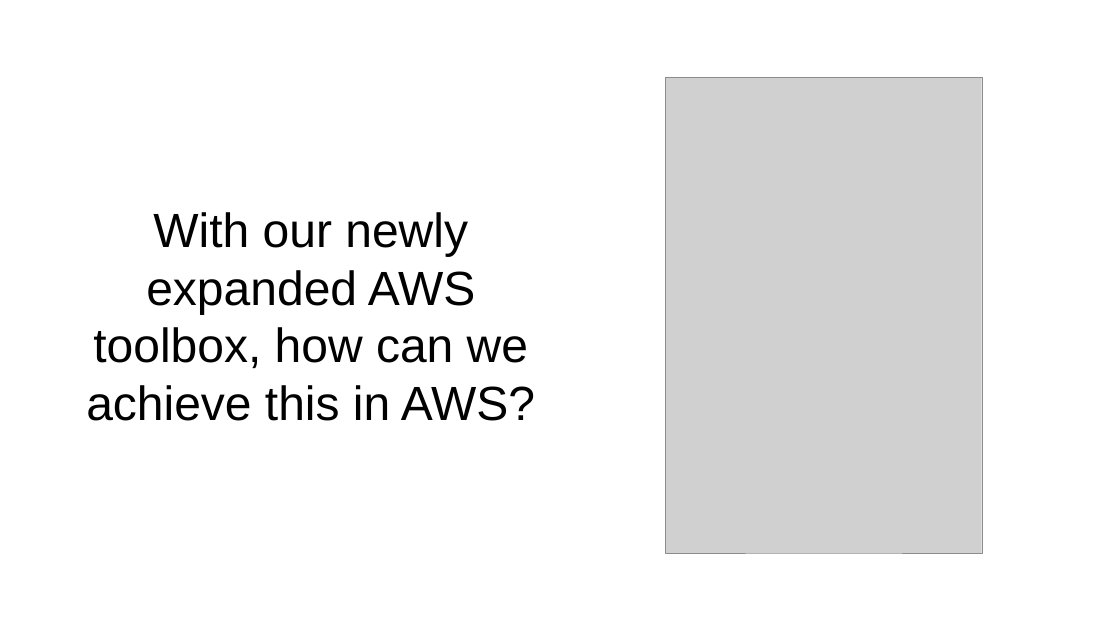
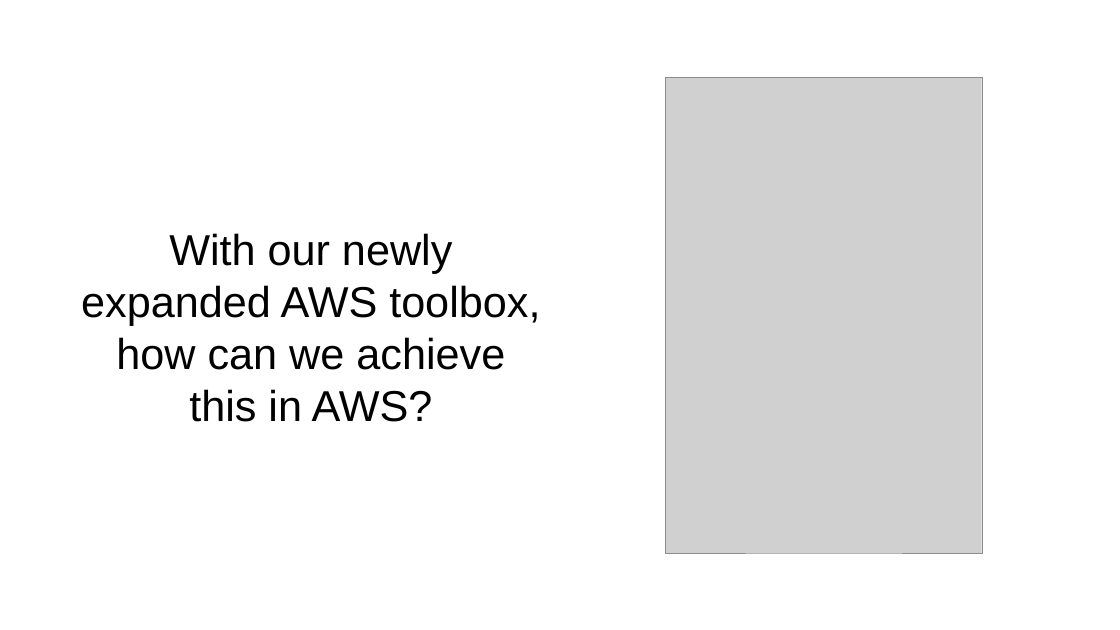
Before and after one commit to AndreasBrommund/cloud-native, a slide deck: slide 11 of slides/chapter05.pptx. Drawn at 1120x630 pixels with LibreOffice and Linux fonts; fonts in the diff are those of the drawing; grey boxes stand for pictures. Boxes give left, top, right and bottom in pixels: in the first picture for what was removed or moved away, otherwise in the second. Text is boxed around its words. In the diff, an @@ line names an element or a change of style, - is before the commit and + after.

```diff
--- a/slides/chapter05.pptx
+++ b/slides/chapter05.pptx
@@ title "With our newly expanded AWS ..." at (81, 233, 540, 422): size 82.3 to 74.1 pt @@
```
Also in this commit, not shown: 4 other slides changed.
